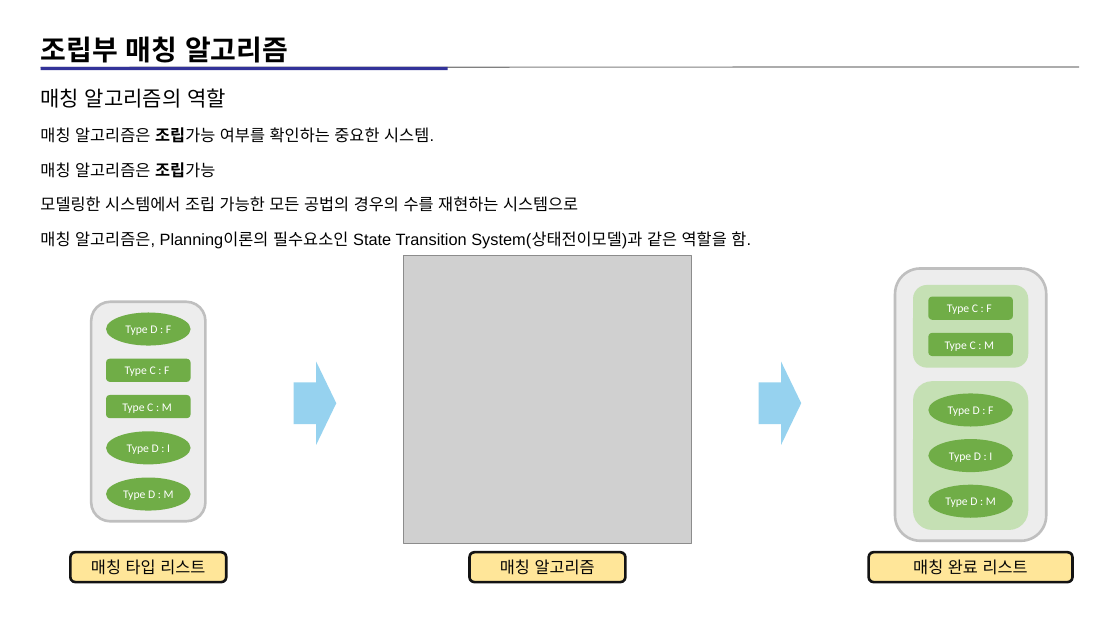
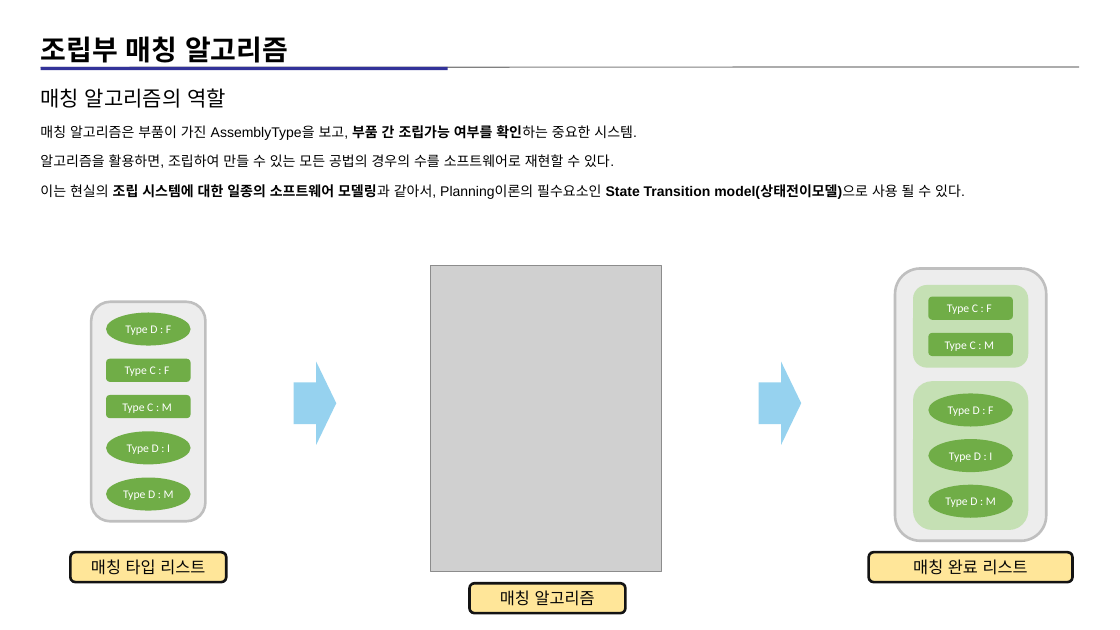
Before and after one commit to kimz1121/test, a slide deck: slide 9 of 현대차 심볼릭 플레너 예시 설명 자료_00.pptx (slide 10 before the commit). Drawn at 1120x630 pixels with LibreOffice and Linux fonts; fonts in the diff are those of the drawing; grey boxes stand for pictures. Boxes give left, top, right and bottom in pixels: in the first picture for what was removed or moved away, otherwise in the second. Text is boxed around its words. In the diff, an @@ line names an element or a change of style, - is before the commit and + after.

```diff
--- a/현대차 심볼릭 플레너 예시 설명 자료_00.pptx
+++ b/현대차 심볼릭 플레너 예시 설명 자료_00.pptx
@@ text at (40, 125, 965, 199): text changed; size 14 to 12 pt @@
-매칭 알고리즘은 조립가능 여부를 확인하는 중요한 시스템.
-매칭 알고리즘은 조립가능
-모델링한 시스템에서 조립 가능한 모든 공법의 경우의 수를 재현하는 시스템으로
-매칭 알고리즘은, Planning이론의 필수요소인 State Transition System(상태전이모델)과 같은 역할을 함.
+매칭 알고리즘은 부품이 가진 AssemblyType을 보고, 부품 간 조립가능 여부를 확인하는 중요한 시스템.
+알고리즘을 활용하면, 조립하여 만들 수 있는 모든 공법의 경우의 수를 소프트웨어로 재현할 수 있다.
+이는 현실의 조립 시스템에 대한 일종의 소프트웨어 모델링과 같아서, Planning이론의 필수요소인 State Transition model(상태전이모델)으로 사용 될 수 있다.
@@ picture: place and size @@
-picture at (404, 255, 691, 544)
+picture at (430, 266, 661, 571)
@@ rounded rectangle "매칭 알고리즘": place and size @@
-rounded rectangle "매칭 알고리즘" at (470, 552, 626, 582)
+rounded rectangle "매칭 알고리즘" at (470, 583, 626, 613)
```
Also in this commit, not shown: 2 other slides changed, 4 slides removed.
